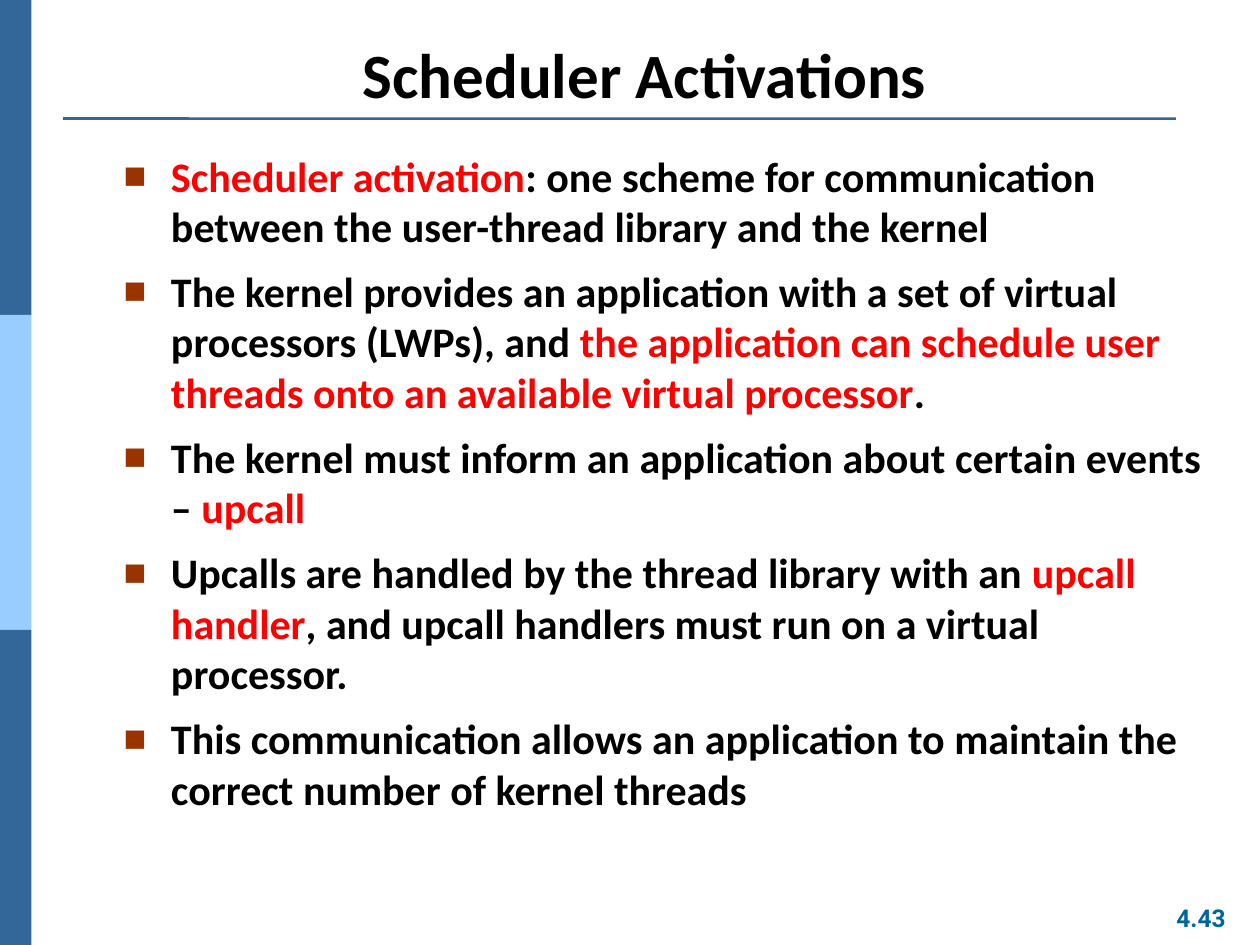
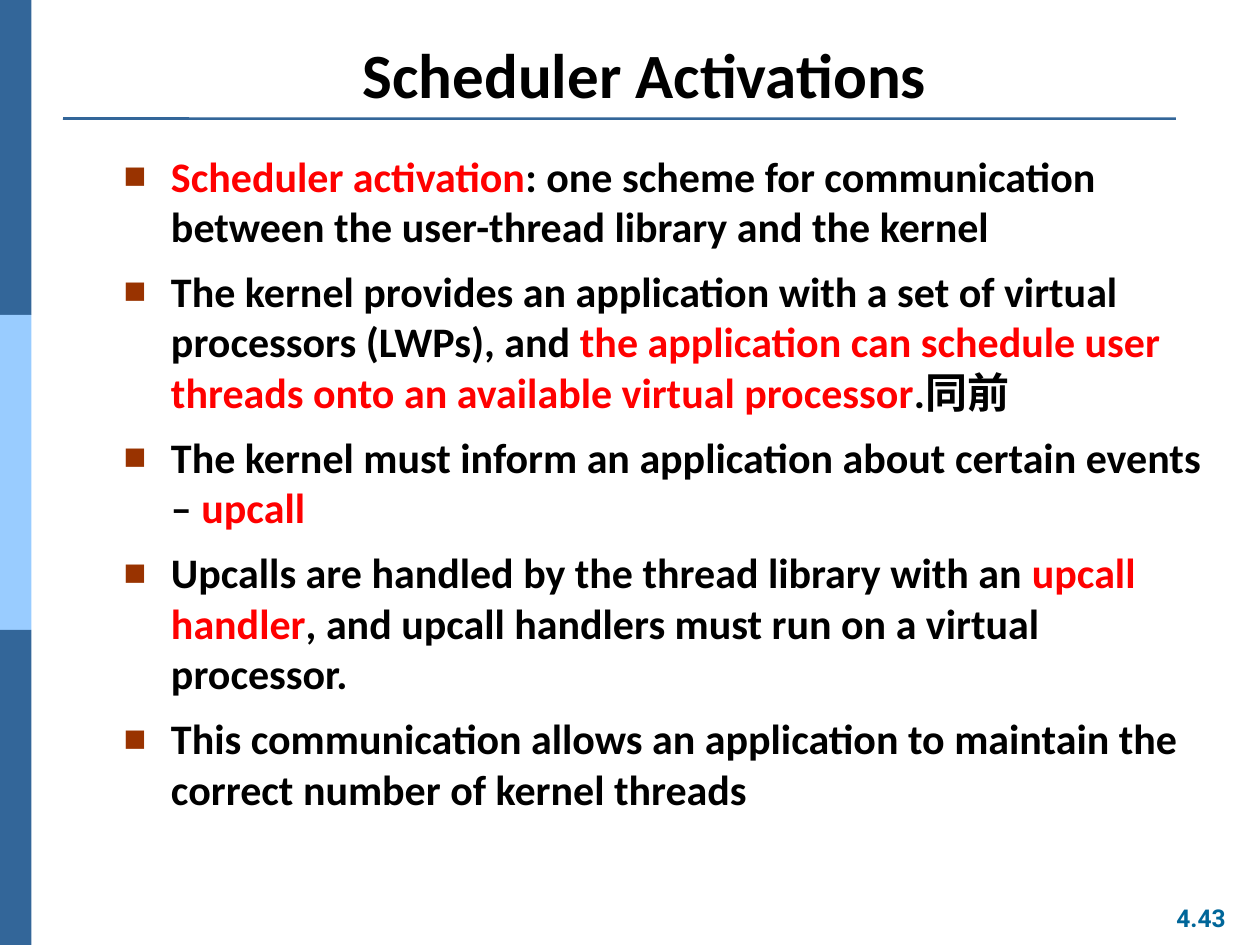
Before and after one commit to Yang09701194/OS_Learning, a slide deck: slide 43 of ch04.pptx. Drawn at 1260x945 pixels with LibreOffice and Linux fonts; fonts in the diff are those of the drawing. Boxes give left, top, right and bottom in pixels: in the first picture for what was removed or moved away, otherwise in the second. Text is boxed around its words. In the diff, an @@ line names an element or a change of style, - is before the commit and + after.

```diff
--- a/ch04.pptx
+++ b/ch04.pptx
@@ text at [171,277,1160,415]: text changed @@
-■ The kernel provides an application with a set of virtual processors (LWPs), and the application can schedule user threads onto an available virtual processor.
+■ The kernel provides an application with a set of virtual processors (LWPs), and the application can schedule user threads onto an available virtual processor.同前
```
Also in this commit, not shown: 6 other slides changed.
